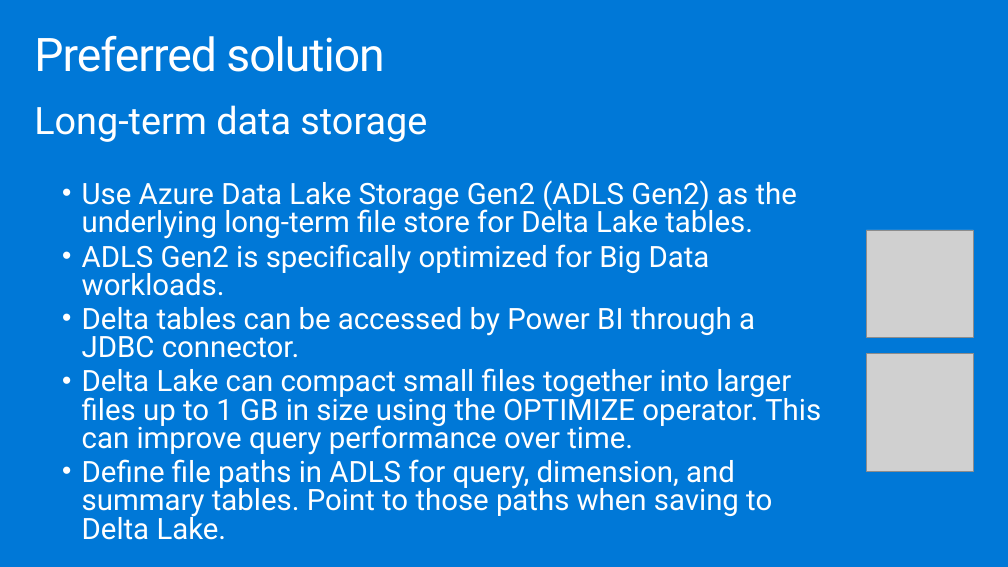
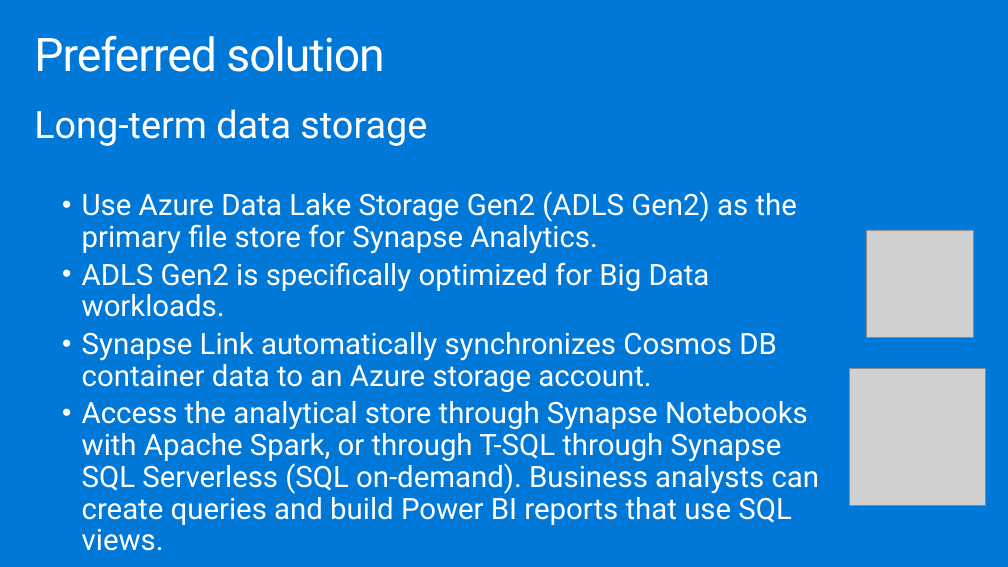
Before and after one commit to testjiho/innovative-fraud-detection, a slide deck: slide 24 of Whiteboard design session/WDS trainer presentation - Cosmos DB Real Time Advanced Analytics.pptx (slide 23 before the commit). Drawn at 1008x567 pixels with LibreOffice and Linux fonts; fonts in the diff are those of the drawing; grey boxes stand for pictures. Boxes give left, top, right and bottom in pixels: in the first picture for what was removed or moved away, otherwise in the second. Text is boxed around its words. In the diff, an @@ line names an element or a change of style, - is before the commit and + after.

```diff
--- a/Whiteboard design session/WDS trainer presentation - Cosmos DB Real Time Advanced Analytics.pptx
+++ b/Whiteboard design session/WDS trainer presentation - Cosmos DB Real Time Advanced Analytics.pptx
@@ text at [34, 109, 710, 317]: line spacing 0.8 to 0.9 @@
@@ text at [82, 191, 797, 254]: text changed @@
-  • Use Azure Data Lake Storage Gen2 (ADLS Gen2) as the underlying long-term file store for Delta Lake tables.
+  • Use Azure Data Lake Storage Gen2 (ADLS Gen2) as the primary file store for Synapse Analytics.
@@ text at [82, 332, 820, 551]: text changed @@
-  • Delta tables can be accessed by Power BI through a JDBC connector.
-  • Delta Lake can compact small files together into larger files up to 1 GB in size using the OPTIMIZE operator. This can improve query performance over time.
-  • Define file paths in ADLS for query, dimension, and summary tables. Point to those paths when saving to Delta Lake.
+  • Synapse Link automatically synchronizes Cosmos DB container data to an Azure storage account.
+  • Access the analytical store through Synapse Notebooks with Apache Spark, or through T-SQL through Synapse SQL Serverless (SQL on-demand). Business analysts can create queries and build Power BI reports that use SQL views.
@@ picture: place and size @@
-picture at [867, 353, 974, 471]
+picture at [849, 369, 986, 506]
```
Also in this commit, not shown: 7 other slides changed, 3 slides added, 3 slides removed, 1 other file.
